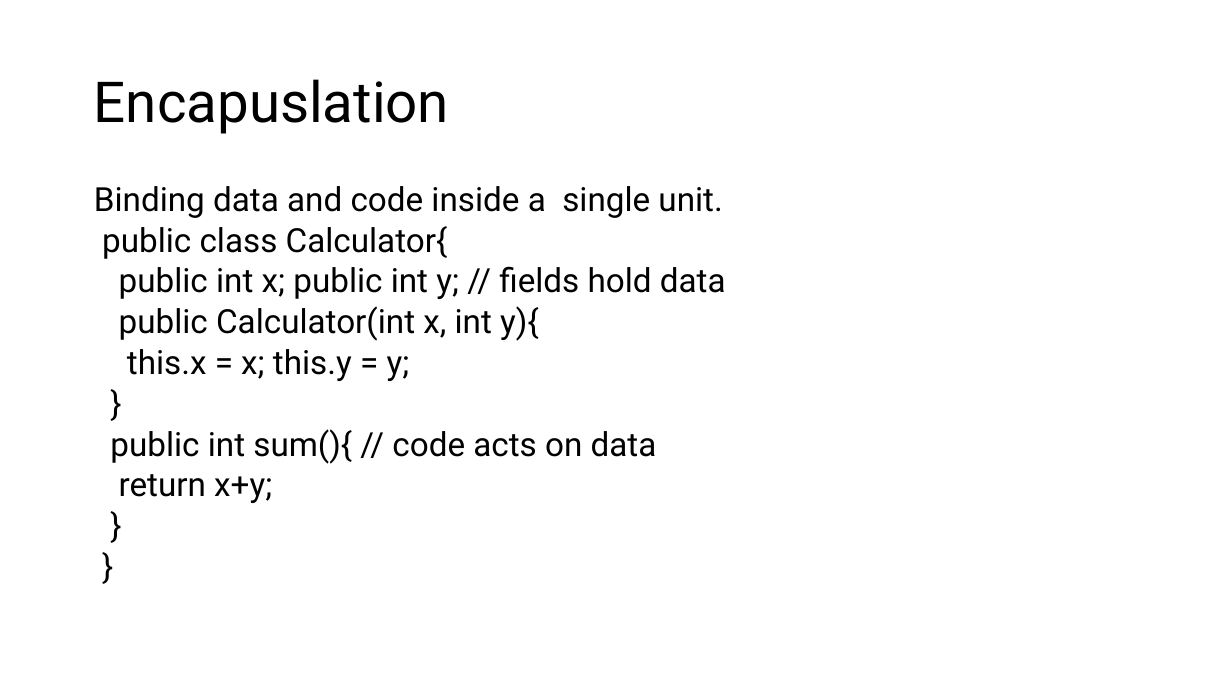
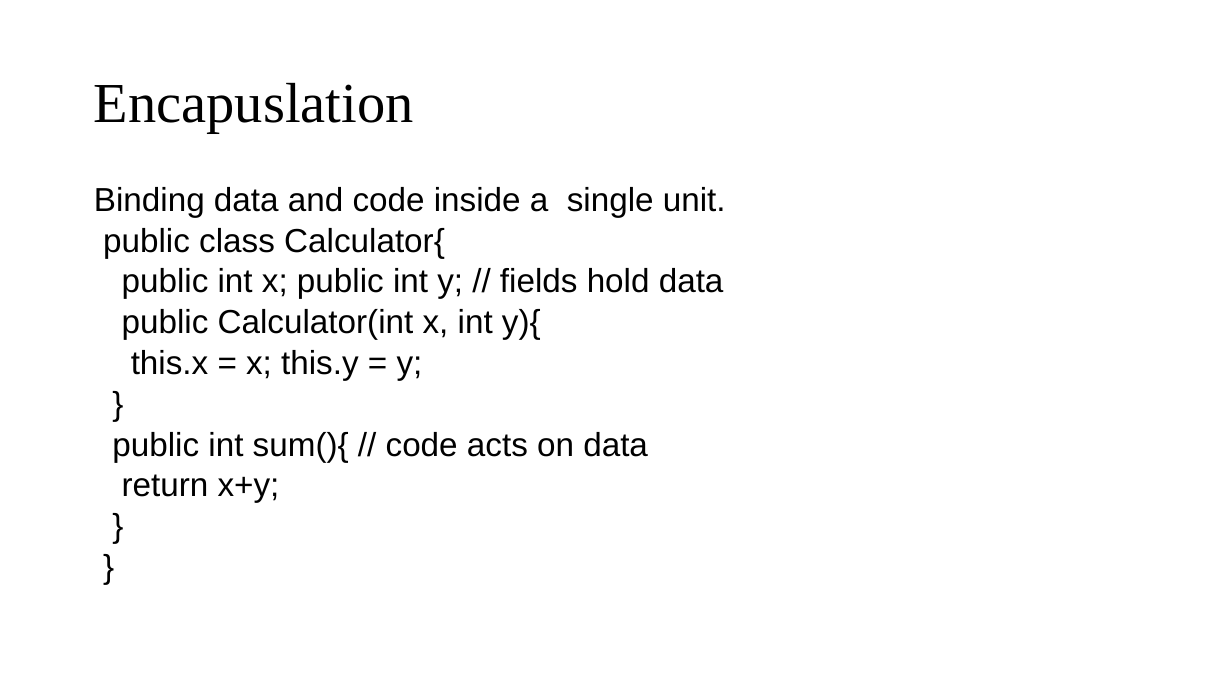
Before and after one commit to nginx500/learning-docs, a slide deck: slide 14 of java/core/objects.pptx. Drawn at 1232x693 pixels with LibreOffice and Linux fonts; fonts in the diff are those of the drawing. Boxes give left, top, right and bottom in pixels: in the first picture for what was removed or moved away, otherwise in the second. Text is boxed around its words. In the diff, an @@ line names an element or a change of style, - is before the commit and + after.

```diff
--- a/java/core/objects.pptx
+++ b/java/core/objects.pptx
@@ title "Encapuslation" at (94, 82, 414, 133): font Roboto to Times New Roman @@
@@ text "Binding data and code inside ..." at (94, 187, 726, 503): font Roboto to Arial @@
```
Also in this commit, not shown: 16 other slides changed, 2 other files.
